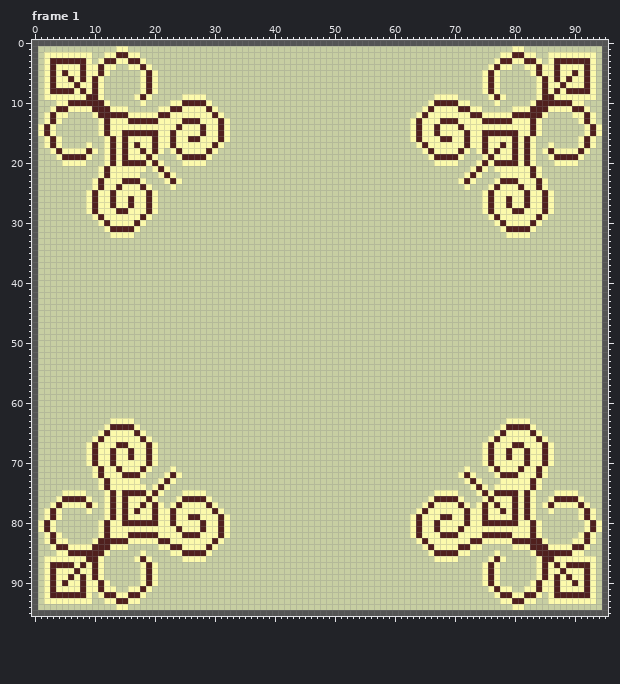
A pixel-art file gets an edit: Assets/Interactable/Teleport.aseprite. The first picture shows the starting point.
96x96 pixels, 5 frames. Shown: frame 1.
After:
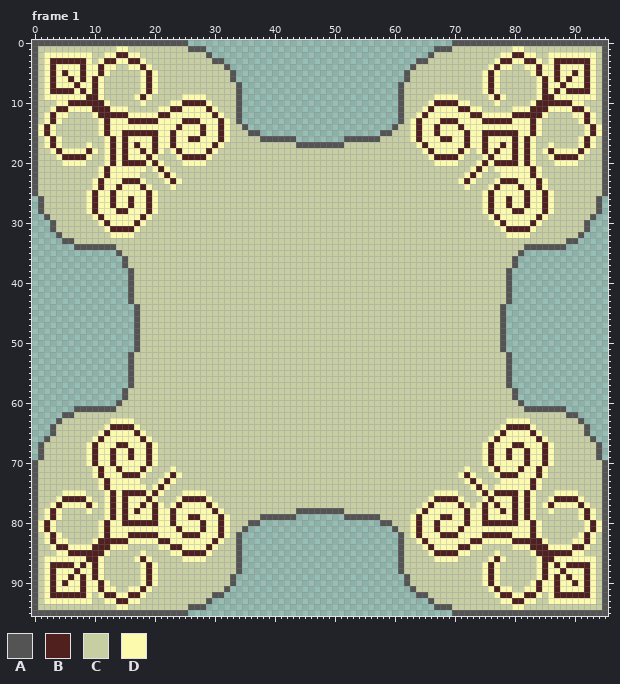
Palette (. is transparent): A #545454  B #50201e  C #c7cea2  D #fcfaac
Commit: update teleport base design some add second level scene
Changes in this commit:
Changed rows in their new state; - is an unchanged pixel.
Frame 1, layer "Base":
first column x 26:
 0 ............................................
 1 AAA......................................AAA
 2 ---A....................................A---
 3 ----AA................................AA----
 4 ------A..............................A------
 5 -------A............................A-------
 6 -------A............................A-------
 7 --------A..........................A--------
 8 --------A..........................A--------
 9 --------A..........................A--------
10 --------A..........................A--------
11 --------A..........................A--------
12 --------A..........................A--------
13 --------A..........................A--------
14 ---------A........................A---------
15 ----------AA....................AA----------
16 ------------AAAAAA........AAAAAA------------
17 ------------------AAAAAAAA------------------
first column x 0:
26 .A--------------------------------------------------------------------------------------------A.
27 .A--------------------------------------------------------------------------------------------A.
28 .A--------------------------------------------------------------------------------------------A.
29 ..A------------------------------------------------------------------------------------------A..
30 ...A----------------------------------------------------------------------------------------A...
31 ...A----------------------------------------------------------------------------------------A...
32 ....A--------------------------------------------------------------------------------------A....
33 .....AA----------------------------------------------------------------------------------AA.....
34 .......AAAAAAA--------------------------------------------------------------------AAAAAAA.......
35 ..............A------------------------------------------------------------------A..............
36 ...............A----------------------------------------------------------------A...............
37 ...............A----------------------------------------------------------------A...............
38 ................A--------------------------------------------------------------A................
39 ................A--------------------------------------------------------------A................
40 ................A--------------------------------------------------------------A................
41 ................A--------------------------------------------------------------A................
42 ................A--------------------------------------------------------------A................
43 ................A--------------------------------------------------------------A................
44 .................A------------------------------------------------------------A.................
45 .................A------------------------------------------------------------A.................
46 .................A------------------------------------------------------------A.................
47 .................A------------------------------------------------------------A.................
48 .................A------------------------------------------------------------A.................
49 .................A------------------------------------------------------------A.................
50 .................A------------------------------------------------------------A.................
51 .................A------------------------------------------------------------A.................
52 ................A--------------------------------------------------------------A................
53 ................A--------------------------------------------------------------A................
54 ................A--------------------------------------------------------------A................
55 ................A--------------------------------------------------------------A................
56 ................A--------------------------------------------------------------A................
57 ................A--------------------------------------------------------------A................
58 ...............A----------------------------------------------------------------A...............
59 ...............A----------------------------------------------------------------A...............
60 ..............A------------------------------------------------------------------A..............
61 .......AAAAAAA--------------------------------------------------------------------AAAAAAA.......
62 .....AA----------------------------------------------------------------------------------AA.....
63 ....A--------------------------------------------------------------------------------------A....
64 ...A----------------------------------------------------------------------------------------A...
65 ...A----------------------------------------------------------------------------------------A...
66 ..A------------------------------------------------------------------------------------------A..
67 .A--------------------------------------------------------------------------------------------A.
68 .A--------------------------------------------------------------------------------------------A.
69 .A--------------------------------------------------------------------------------------------A.
first column x 26:
78 ------------------AAAAAAAA------------------
79 ------------AAAAAA........AAAAAA------------
80 ----------AA....................AA----------
81 ---------A........................A---------
82 --------A..........................A--------
83 --------A..........................A--------
84 --------A..........................A--------
85 --------A..........................A--------
86 --------A..........................A--------
87 --------A..........................A--------
88 --------A..........................A--------
89 -------A............................A-------
90 -------A............................A-------
91 ------A..............................A------
92 ----AA................................AA----
93 ---A....................................A---
94 AAA......................................AAA
95 ............................................
Where, in picture pixels (left, top, right, bottom), the same in both pictures:
changed: (188, 40, 452, 148)
changed: (32, 196, 140, 460)
changed: (500, 196, 608, 460)
changed: (188, 508, 452, 616)
